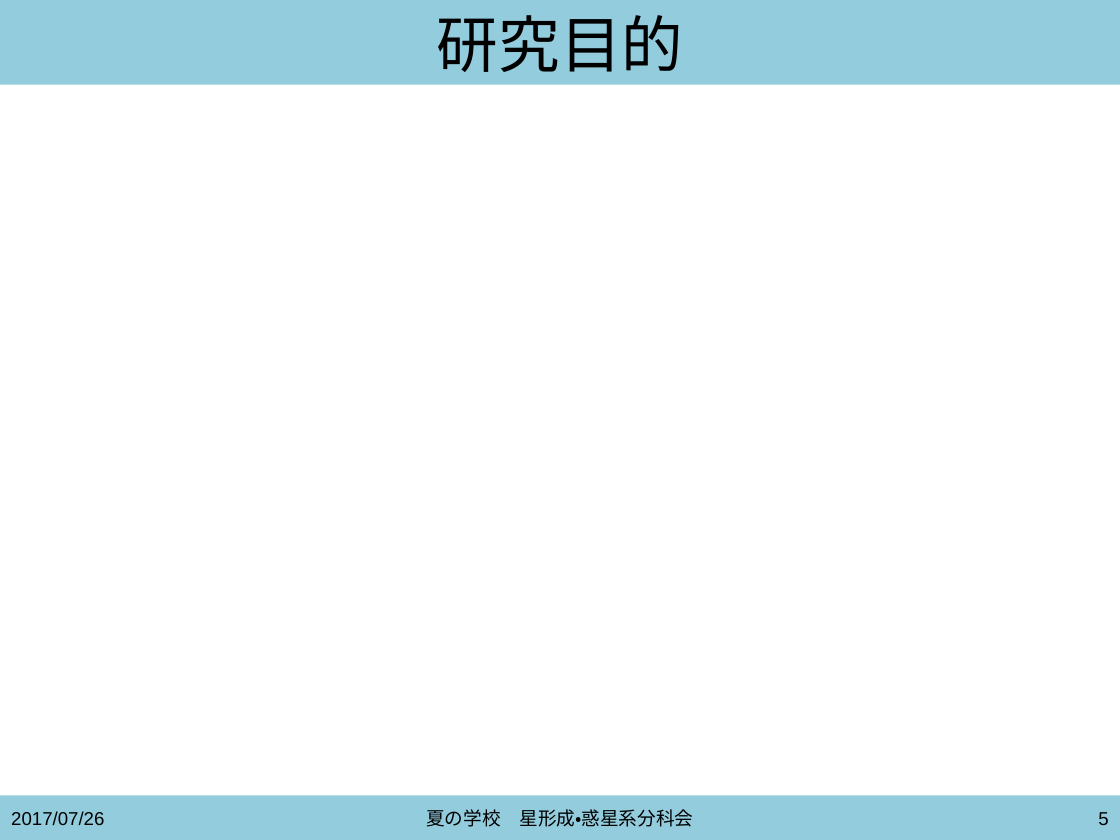
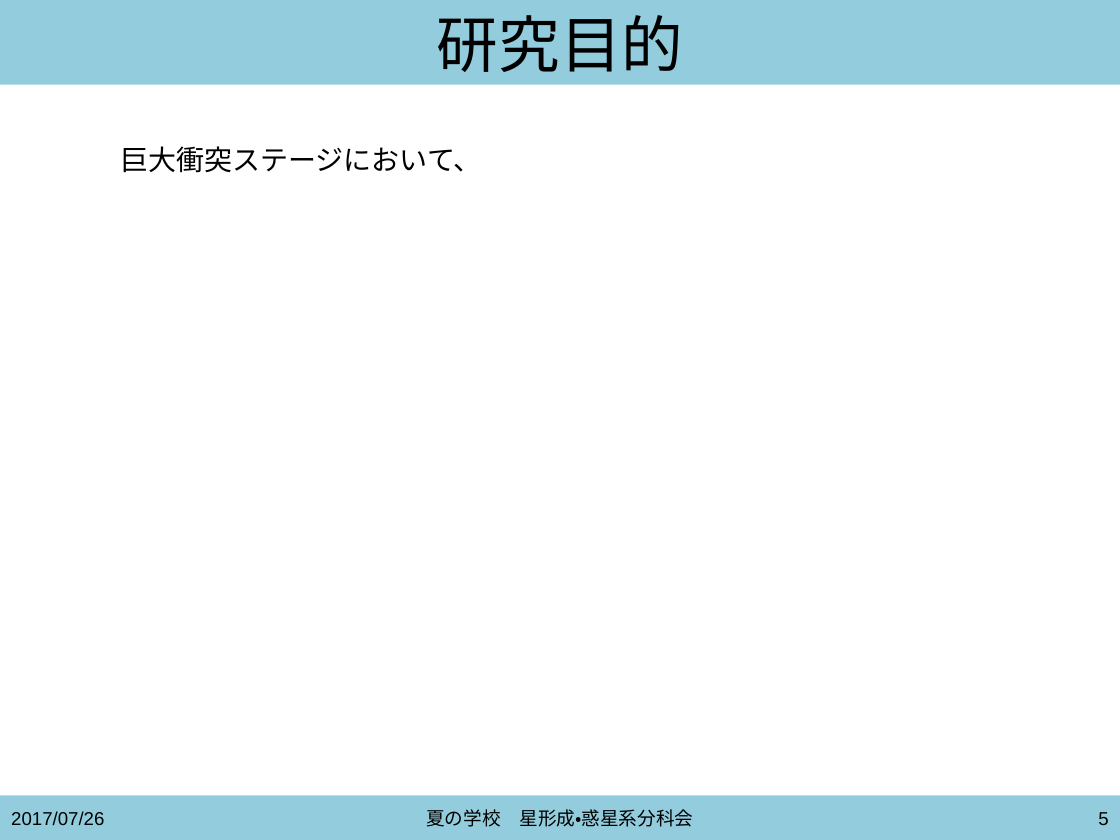
Before and after one commit to kazpc1215/Summer_School_2017, a slide deck: slide 5 of isoya20170727_ver1.pptx. Drawn at 1120x840 pixels with LibreOffice and Linux fonts; fonts in the diff are those of the drawing. Boxes give left, top, right and bottom in pixels: in the first picture for what was removed or moved away, otherwise in the second. Text is boxed around its words. In the diff, an @@ line names an element or a change of style, - is before the commit and + after.

```diff
--- a/isoya20170727_ver1.pptx
+++ b/isoya20170727_ver1.pptx
@@ text added at bbox=[121, 146, 482, 173], 18 pt, text #000000 @@
+巨大衝突ステージにおいて、
```
Also in this commit, not shown: 3 other slides changed, 1 other file.
